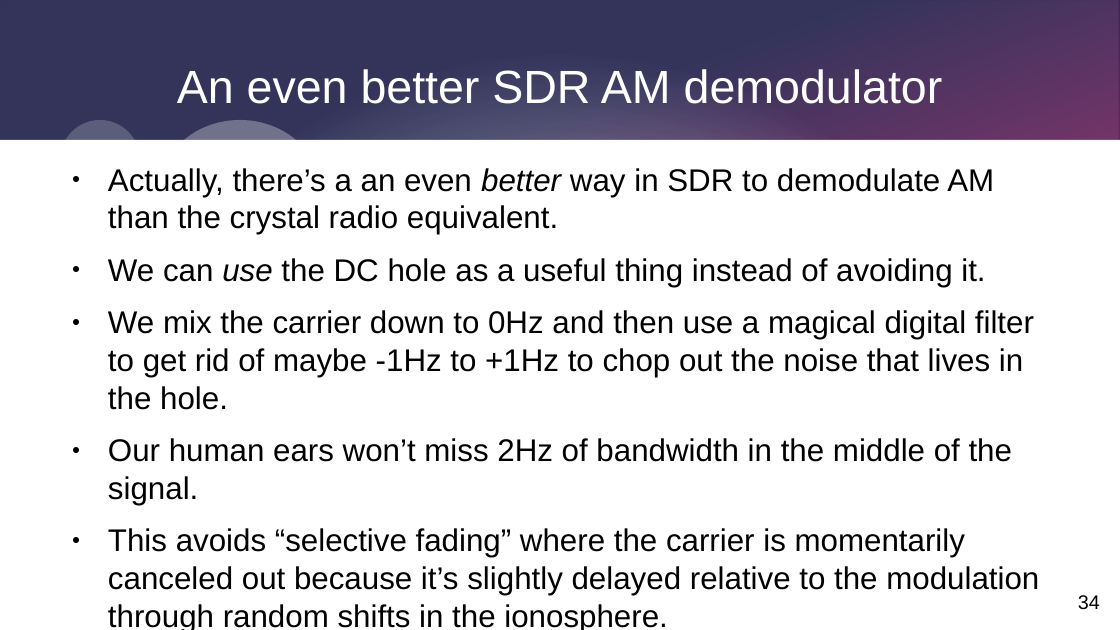
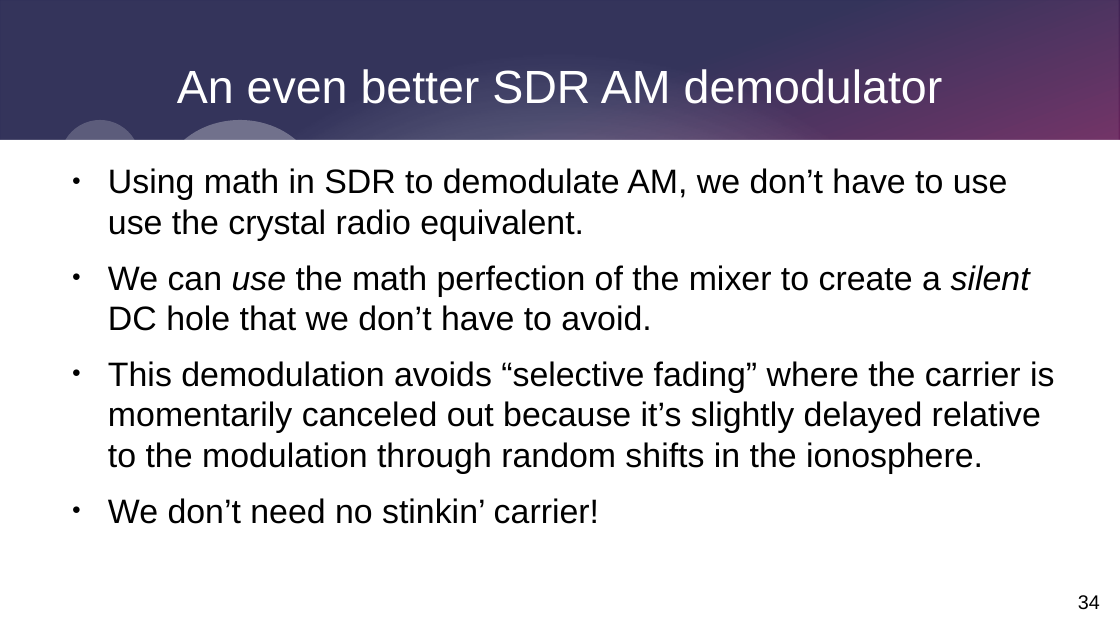
Before and after one commit to alanmimms/SimplestSDR, a slide deck: slide 34 of prezo.odp. Drawn at 1120x630 pixels with LibreOffice and Linux fonts; fonts in the diff are those of the drawing. Boxes give left, top, right and bottom in pixels: in the first picture for what was removed or moved away, otherwise in the second. Text is boxed around its words. In the diff, an @@ line names an element or a change of style, - is before the commit and + after.

Commit message:
Radio Club presentation about SDR

```diff
--- a/prezo.odp
+++ b/prezo.odp
@@ text at [108,168,1054,474]: text changed; size 22.2 to 24 pt @@
-● Actually, there’s a an even better way in SDR to demodulate AM than the crystal radio equivalent.
-● We can use the DC hole as a useful thing instead of avoiding it.
-● We mix the carrier down to 0Hz and then use a magical digital filter to get rid of maybe -1Hz to +1Hz to chop out the noise that lives in the hole.
-● Our human ears won’t miss 2Hz of bandwidth in the middle of the signal.
-● This avoids “selective fading” where the carrier is momentarily canceled out because it’s slightly delayed relative to the modulation through random shifts in the ionosphere.
+● Using math in SDR to demodulate AM, we don’t have to use use the crystal radio equivalent.
+● We can use the math perfection of the mixer to create a silent DC hole that we don’t have to avoid.
+● This demodulation avoids “selective fading” where the carrier is momentarily canceled out because it’s slightly delayed relative to the modulation through random shifts in the ionosphere.
@@ text at [108,498,599,524]: size 22.2 to 24 pt in "We don’t need no stinkin’ carrier!" @@
```
Also in this commit, not shown: 19 other slides changed, 2 slides added.
